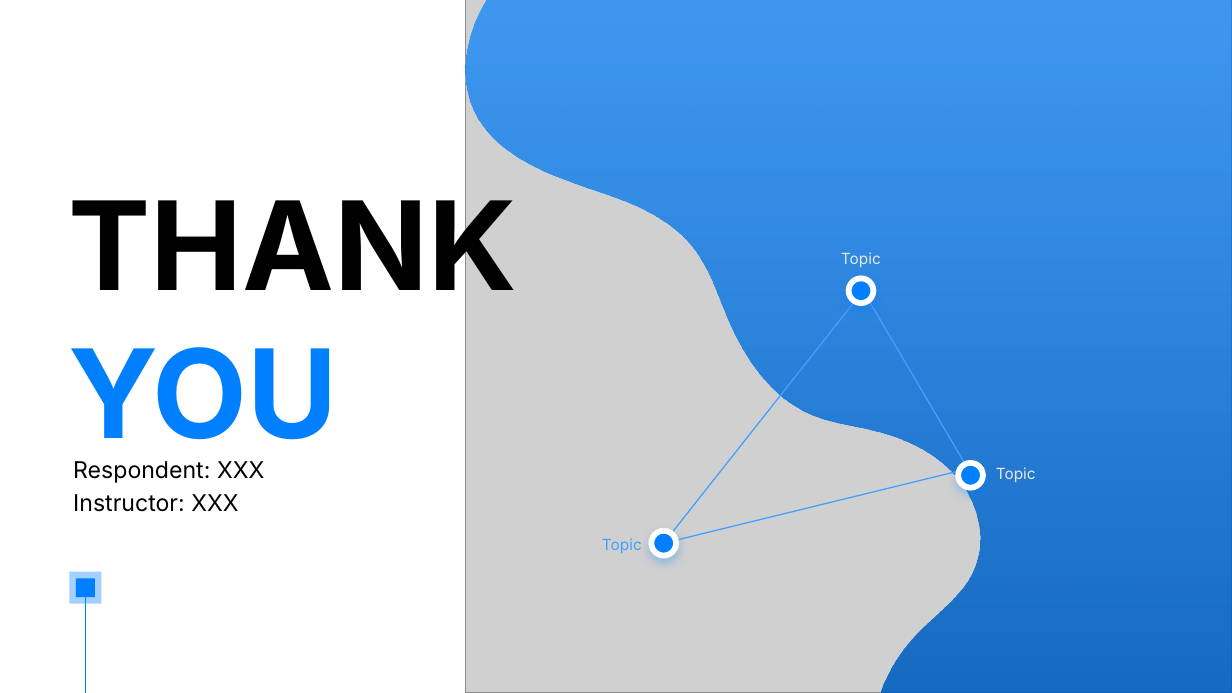
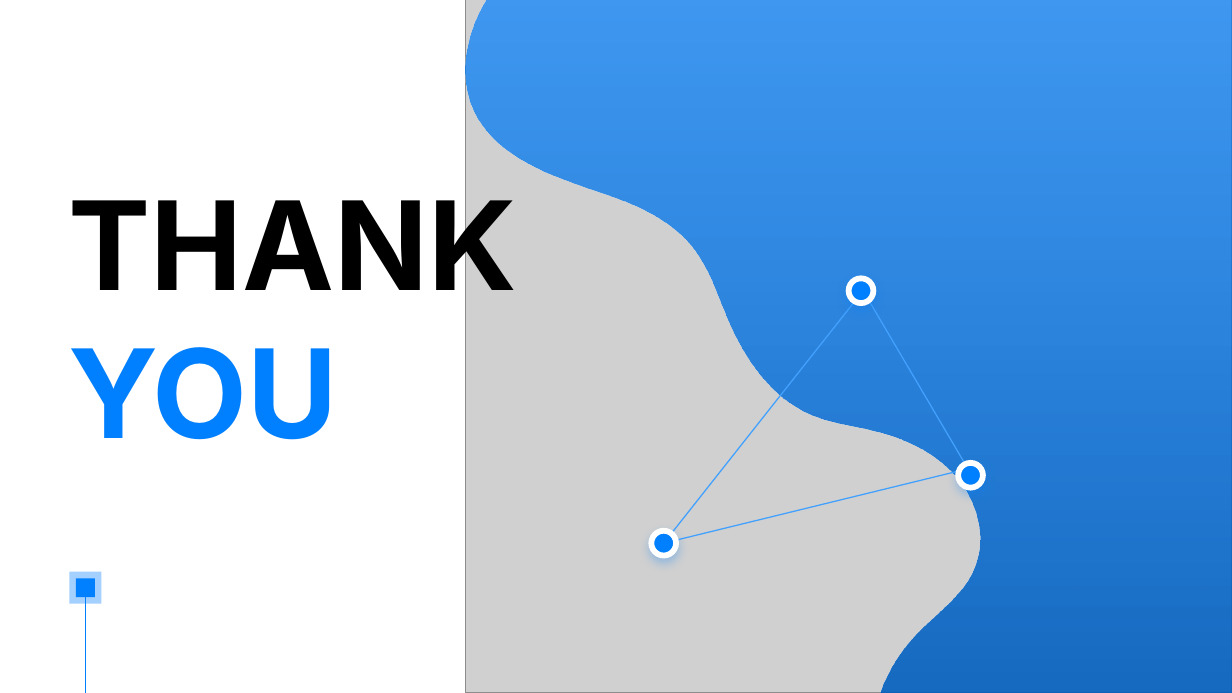
Before and after one commit to nguyendothanhloc/nguyendothanhloc-tn-da22ttd-110122105-nguyendothanhloc-xaydunghethongcotichhoptrolyaochottnn, a slide deck: slide 45 of docs/Slile.pptx (slide 43 before the commit). Drawn at 1232x693 pixels with LibreOffice and Linux fonts; fonts in the diff are those of the drawing; grey boxes stand for pictures; background and template pictures are left out. Boxes give left, top, right and bottom in pixels: in the first picture for what was removed or moved away, otherwise in the second. Text is boxed around its words. In the diff, an @@ line names an element or a change of style, - is before the commit and + after.

```diff
--- a/docs/Slile.pptx
+++ b/docs/Slile.pptx
@@ text removed at <box>841,252,881,267</box> @@
-Topic
@@ text removed at <box>73,461,264,512</box> @@
-Respondent: XXX
-Instructor: XXX
@@ text removed at <box>996,467,1036,482</box> @@
-Topic
@@ text removed at <box>602,538,642,553</box> @@
-Topic
```
Also in this commit, not shown: 7 other slides changed, 2 slides added.
